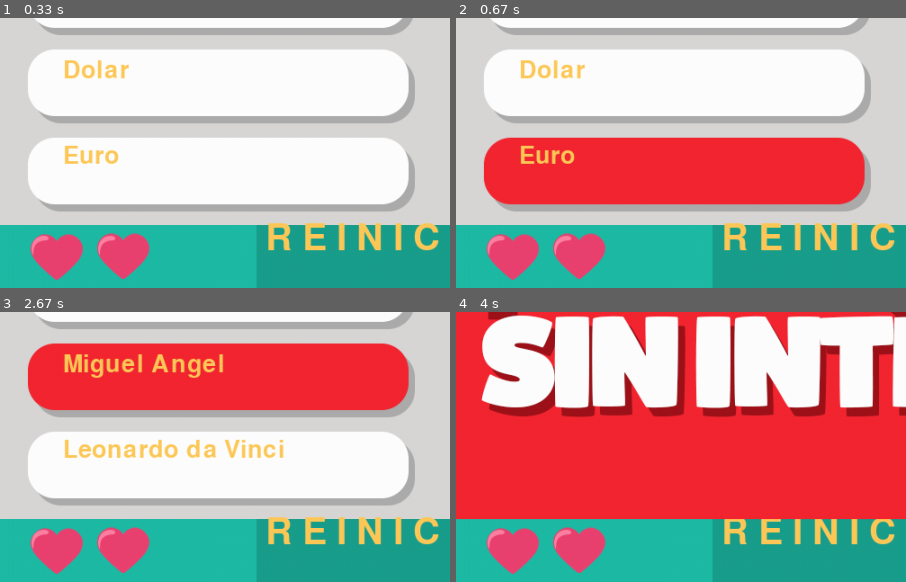
Above: before the commit, frames 1-4 (two rows, left to right).
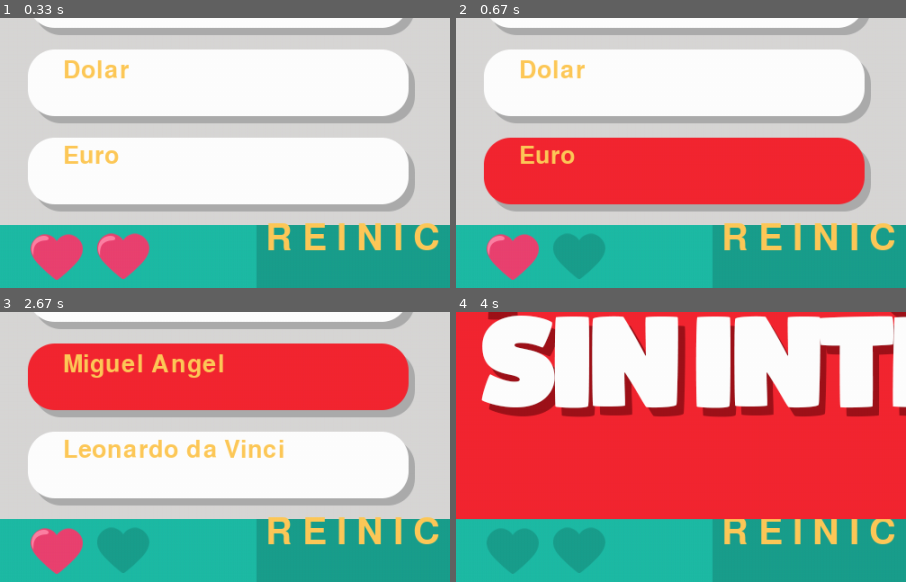
Above: after the commit, the same moments.

Repository: cla05211/Preguntados-pygame
Game: pygame game, started from Pygame/preguntados.py
Same seed, same stepped clock (60 frames per second), same inputs: the game is played once before the commit and once after it.
Inputs (mouse positions are % of the whole screen's width and height, from its top left):
- Up to frame 1 (0.33 s): no input
- Up to frame 2 (0.67 s): click "Euro" at 0.38 s
- Up to frame 3 (2.67 s): click (26, 51) at 0.72 s; click "R E I N I C I A R" at 1.05 s; click "SIGUIENTE PREGUNTA" at 1.38 s; click "SIGUIENTE PREGUNTA" at 1.72 s; click "SIGUIENTE PREGUNTA" at 2.05 s; click "Miguel Angel" at 2.38 s
- Up to frame 4 (4 s): click (17, 60) at 3.72 s
The pictures show only the part of the screen within x 0-50%, y 50-100%; the shares and areas given below are measured in that part.

Frame 1 is identical in both runs. In frame 2, 1.4% of the frame differs, in the area x 21-34%, y 79-97%; in frame 3, 1.4%; in frame 4, 2.9%, in the area x 6-34%, y 79-98%.

Commit message:
Update preguntados.py

Diff:
--- a/Pygame/preguntados.py
+++ b/Pygame/preguntados.py
@@ -29,8 +29,6 @@
 sonido_inicio.play()
 #Imagenes
 imagen_recuadros_pregunta_score = pygame.image.load(ruta_imagen_recuadros)
-imagen_corazones_actual = cambiar_imagen_vidas_segun_intentos(intentos)
-imagen_corazones = pygame.image.load(imagen_corazones_actual)
 imagen_personaje = pygame.image.load(ruta_imagen_willy)
 imagen_correcto = pygame.image.load(ruta_imagen_correcto)
 imagen_incorrecto = pygame.image.load(ruta_imagen_incorrecto)
@@ -126,6 +124,8 @@
         imagen_recuadro_a = pygame.image.load(color_recuadro_a)
         imagen_recuadro_b = pygame.image.load(color_recuadro_b)
         imagen_recuadro_c = pygame.image.load(color_recuadro_c)
+        imagen_corazones_actual = cambiar_imagen_vidas_segun_intentos(intentos)
+        imagen_corazones = pygame.image.load(imagen_corazones_actual)
 
         pantalla.blit(imagen_recuadro_a,(0,0))
         pantalla.blit(imagen_recuadro_b,(0,98))
